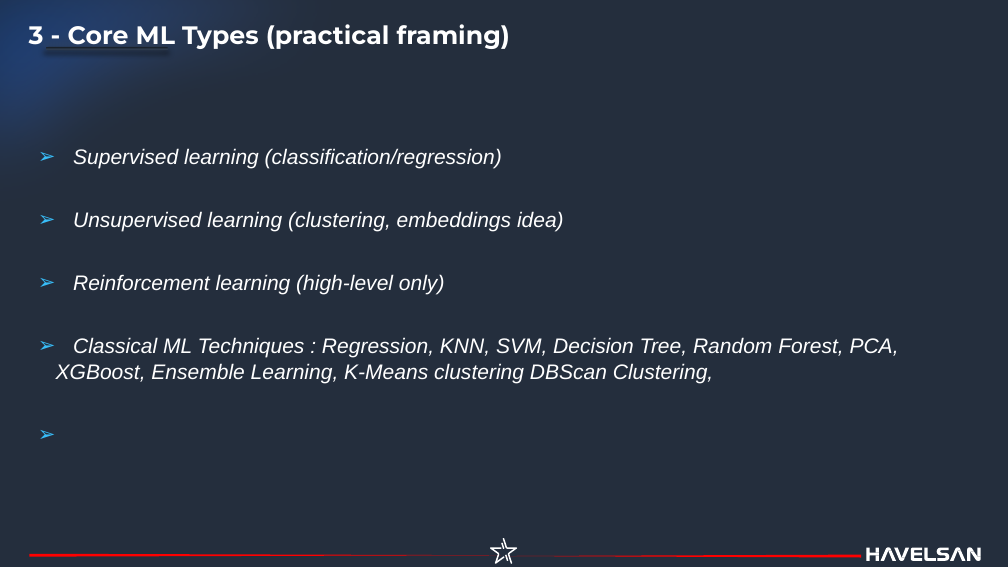
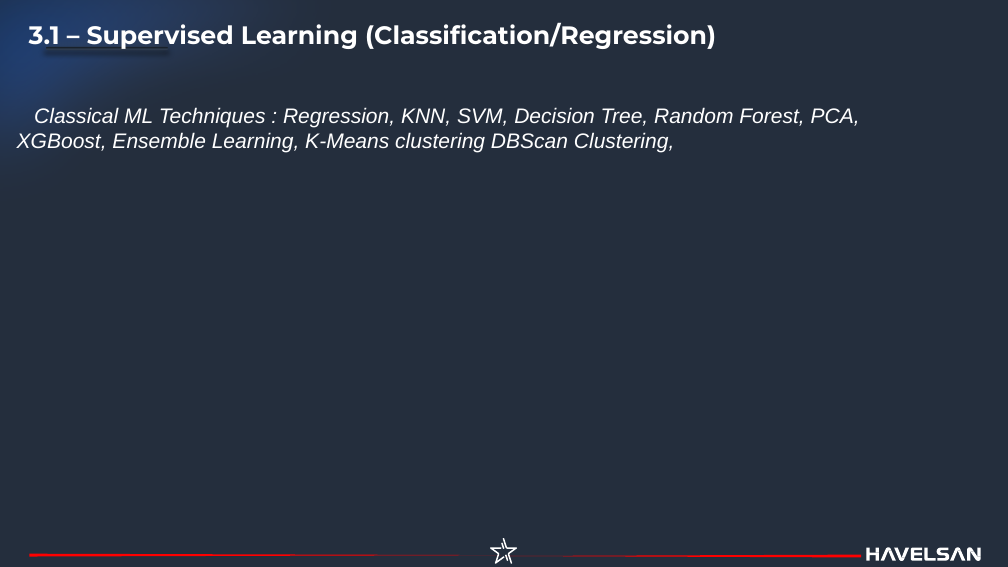
Before and after one commit to havelsan/YZ_EGITIM, a slide deck: slide 33 of presentations/01.Day_1_—_Core_AI_and_Machine_Learning_Foundations_Engineer-Oriented.pptx (slide 27 before the commit). Drawn at 1008x567 pixels with LibreOffice and Linux fonts; fonts in the diff are those of the drawing. Boxes give left, top, right and bottom in pixels: in the first picture for what was removed or moved away, otherwise in the second. Text is boxed around its words. In the diff, an @@ line names an element or a change of style, - is before the commit and + after.

```diff
--- a/presentations/01.Day_1_—_Core_AI_and_Machine_Learning_Foundations_Engineer-Oriented.pptx
+++ b/presentations/01.Day_1_—_Core_AI_and_Machine_Learning_Foundations_Engineer-Oriented.pptx
@@ text at <box>29,22,716,49</box>: text changed @@
-3 - Core ML Types (practical framing)
+3.1 – Supervised Learning (Classification/Regression)
@@ text "Classical ML Techniques : Regression, ...": place and size @@
-text "Classical ML Techniques : Regression, ..." at <box>56,148,899,383</box>
+text "Classical ML Techniques : Regression, ..." at <box>17,107,860,153</box>
@@ text "Classical ML Techniques : Regression, ..." at <box>17,107,860,153</box>: bullet ➢ to none; less space between paragraphs; vertical alignment middle to top @@
@@ text at <box>73,148,564,295</box>: paragraphs removed @@
-➢ Supervised learning (classification/regression)
-➢ Unsupervised learning (clustering, embeddings idea)
-➢ Reinforcement learning (high-level only)
@@ outline redrawn in 4 elements at <box>0,0,861,441</box>, <box>46,47,168,51</box>, <box>46,47,168,51</box>, <box>29,554,501,557</box> @@
```
Also in this commit, not shown: 28 other slides changed, 13 slides added, 2 slides removed, 2 other files.
